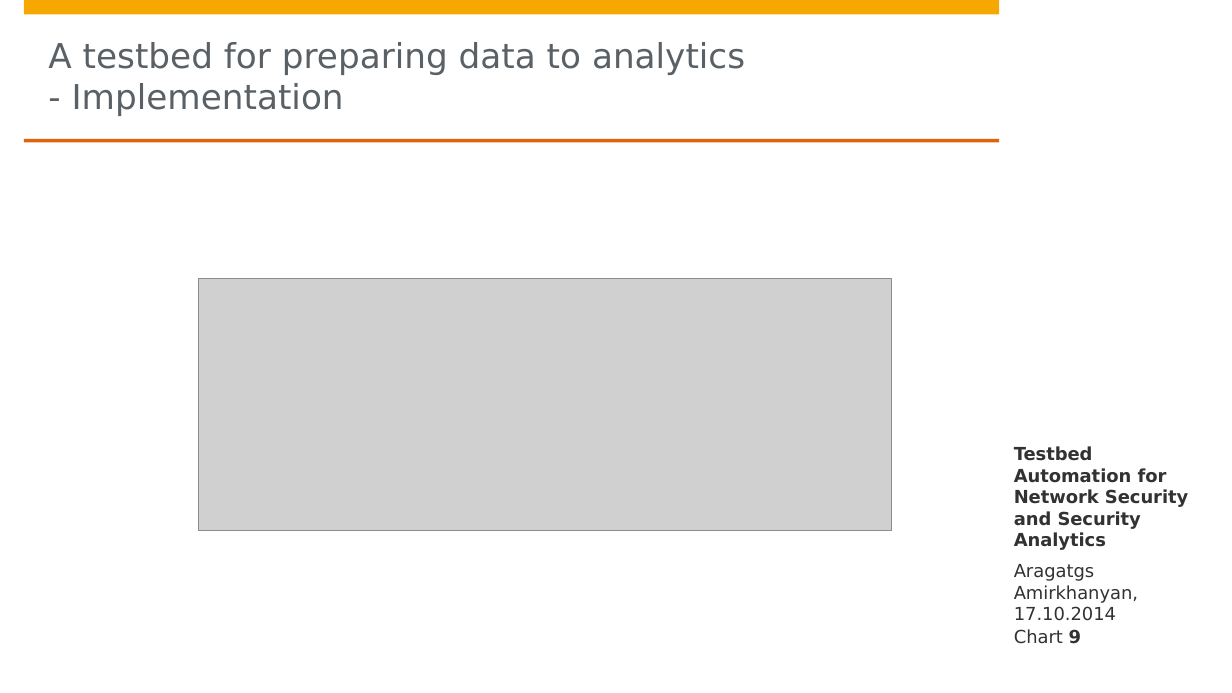
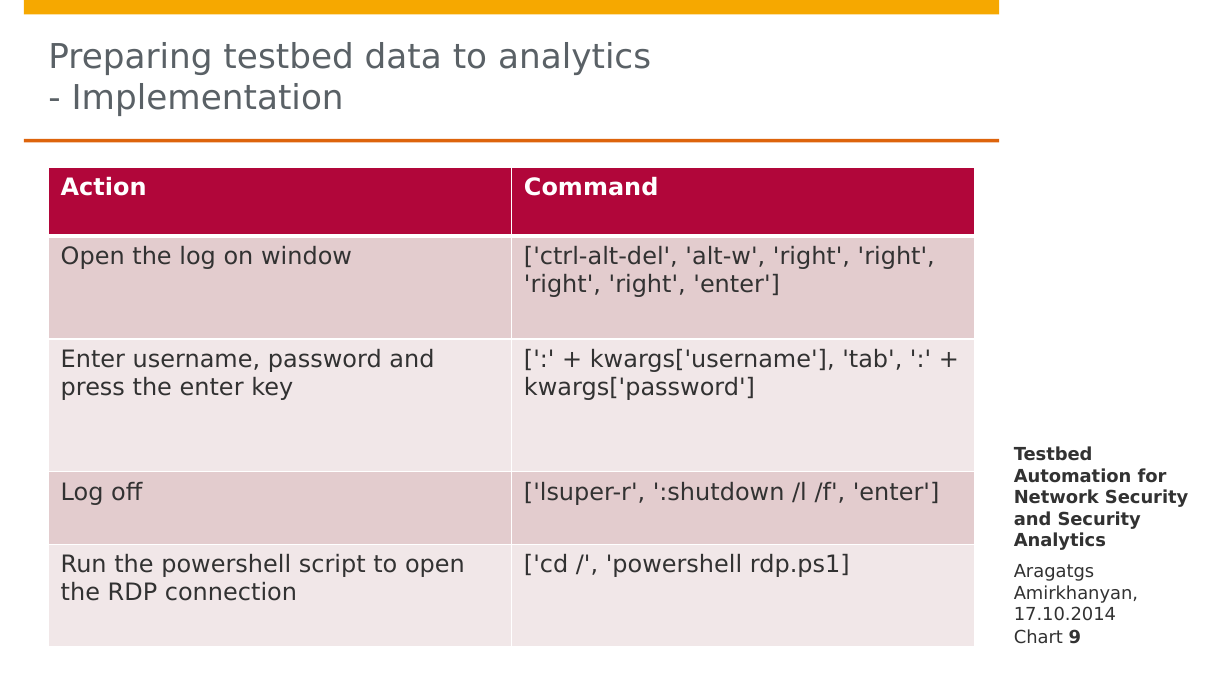
Before and after one commit to aragats/HPI, a slide deck: slide 9 of Research School/Retreat/Fall 2014/retreat draft 4/Aragats_Amirkhanyan_Fall_Retreat_2014.pptx. Drawn at 1232x693 pixels with LibreOffice and Linux fonts; fonts in the diff are those of the drawing; grey boxes stand for pictures; background and template pictures are left out. Boxes give left, top, right and bottom in pixels: in the first picture for what was removed or moved away, otherwise in the second. Text is boxed around its words. In the diff, an @@ line names an element or a change of style, - is before the commit and + after.

```diff
--- a/Research School/Retreat/Fall 2014/retreat draft 4/Aragats_Amirkhanyan_Fall_Retreat_2014.pptx
+++ b/Research School/Retreat/Fall 2014/retreat draft 4/Aragats_Amirkhanyan_Fall_Retreat_2014.pptx
@@ title at <box>48,42,651,116</box>: text changed @@
-A testbed for preparing data to analytics
-- Implementation
+Preparing testbed data to analytics
+- Implementation
@@ table added at <box>48,168,975,648</box>, 5 rows, 2 columns @@
+Action | Command
+Open the log on window | ['ctrl-alt-del', 'alt-w', 'right', 'right', 'right', 'right', 'enter']
+Enter username, password and press the enter key | [':' + kwargs['username'], 'tab', ':' + kwargs['password']
+Log off | ['lsuper-r', ':shutdown /l /f', 'enter']
+Run the powershell script to open the RDP connection | ['cd /', 'powershell rdp.ps1]
@@ picture removed at <box>198,278,891,531</box> @@
```
Also in this commit, not shown: 5 other slides changed, 1 other file.
